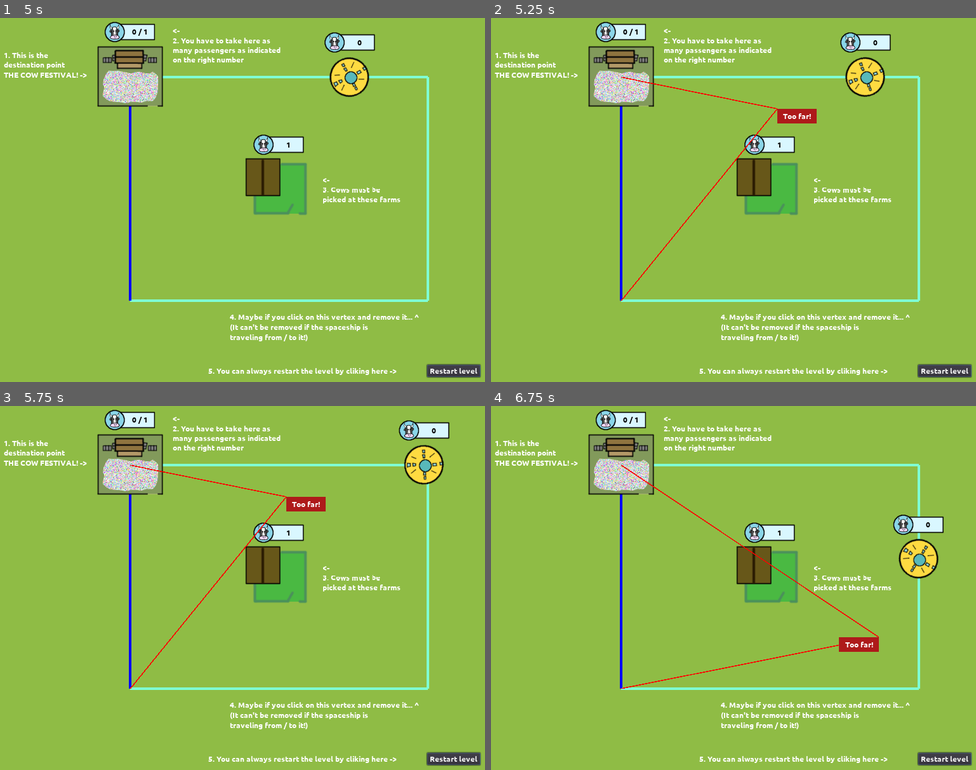
Above: before the commit, frames 1-4 (two rows, left to right).
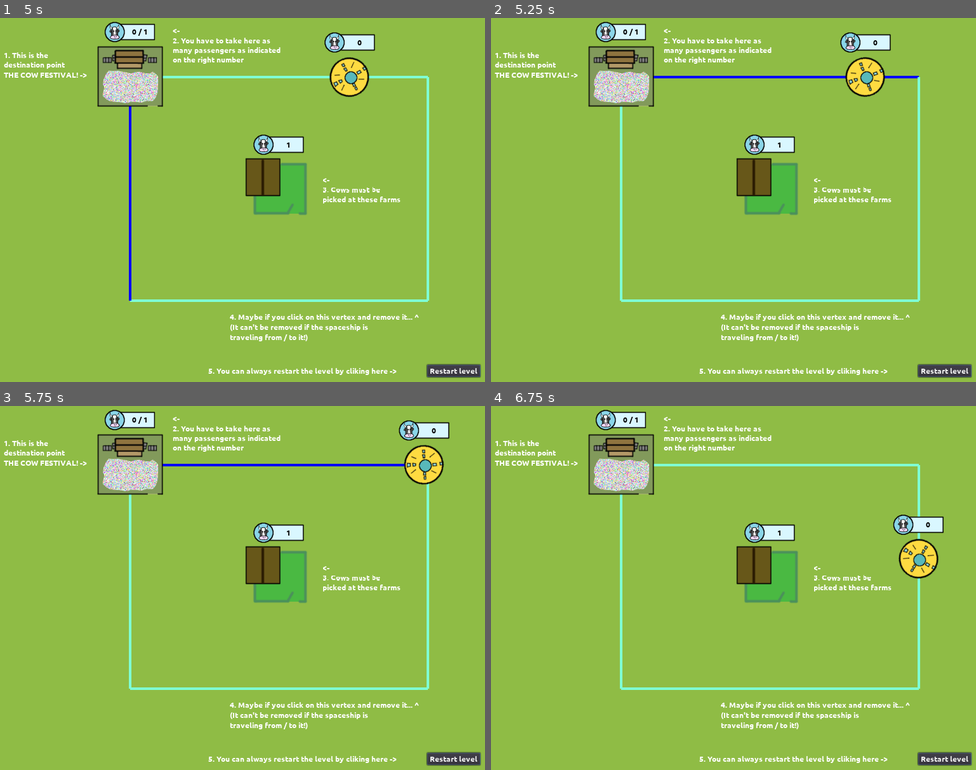
Above: after the commit, the same moments.

Repository: moisesjbc/ufo-taxi
Game: Godot game, scene res://menus/main_menu/main_menu.tscn
The game is run twice, just before and just after one commit, with the same random seed, the same clock (stepped at 60 frames per second) and the same inputs.
Inputs (mouse positions are in pixels of both pictures, inside the frame that each line leads up to):
- Up to frame 1 (5 s): click "Start game" at 0.5 s; click "Restart level" at 1.25 s; click "Restart level" at 2 s; click "Restart level" at 2.75 s; move the mouse to (349, 174) at 3.52 s; click (349, 174) at 3.67 s; move the mouse to (135, 210) at 4.27 s; click (135, 210) at 4.42 s
- Up to frame 2 (5.25 s): move the mouse to (777, 109) at 5.02 s; click (777, 109) at 5.17 s
- Up to frame 3 (5.75 s): no input
- Up to frame 4 (6.75 s): move the mouse to (699, 657) at 5.77 s; click (699, 657) at 5.92 s; move the mouse to (879, 638) at 6.52 s; click (879, 638) at 6.67 s

Frame 1 is identical in both runs. In frame 2, 1.2% of the frame differs, in the area x 26-89%, y 15-78%; in frame 3, 1.2%, in the area x 26-84%, y 15-78%; in frame 4, 0.9%.

Commit message:
Edge creation is now done by drag and drop

Diff:
--- a/godot-project/gameplay/railtrack/states/edge_selected.gd
+++ b/godot-project/gameplay/railtrack/states/edge_selected.gd
@@ -7,6 +7,7 @@
 var middle_point = null
 var event_mouse_position = null
 var max_distance = 100
+var min_distance = 30
 var distance_to_middle_point = 0
 
 
@@ -22,15 +23,12 @@
 		distance_to_middle_point = middle_point.distance_to(event_mouse_position)
 		update()
 	elif event is InputEventMouseButton:
-		if event.button_index == BUTTON_LEFT and event.pressed:
-			if distance_to_middle_point <= max_distance:
+		if event.button_index == BUTTON_LEFT and not event.pressed:
+			if event_mouse_position != null and distance_to_middle_point >= min_distance and distance_to_middle_point <= max_distance:
 				railtrack.add_node(event_mouse_position)
-				railtrack.change_state("selection")
-				event_mouse_position = null
-				update()
-			else:
+			elif distance_to_middle_point > max_distance:
 				railtrack.warning("Too far!")
-		elif event.button_index == BUTTON_RIGHT:
+
 			railtrack.change_state("selection")
 			event_mouse_position = null
 			update()
--- a/godot-project/menus/main_menu/main_menu.tscn
+++ b/godot-project/menus/main_menu/main_menu.tscn
@@ -33,7 +33,7 @@
 margin_left = 100.0
 margin_top = 100.0
 margin_right = 924.0
-margin_bottom = 718.0
+margin_bottom = 696.0
 custom_constants/separation = 400
 
 [node name="title_container" type="CenterContainer" parent="margin_container/vbox_container"]
